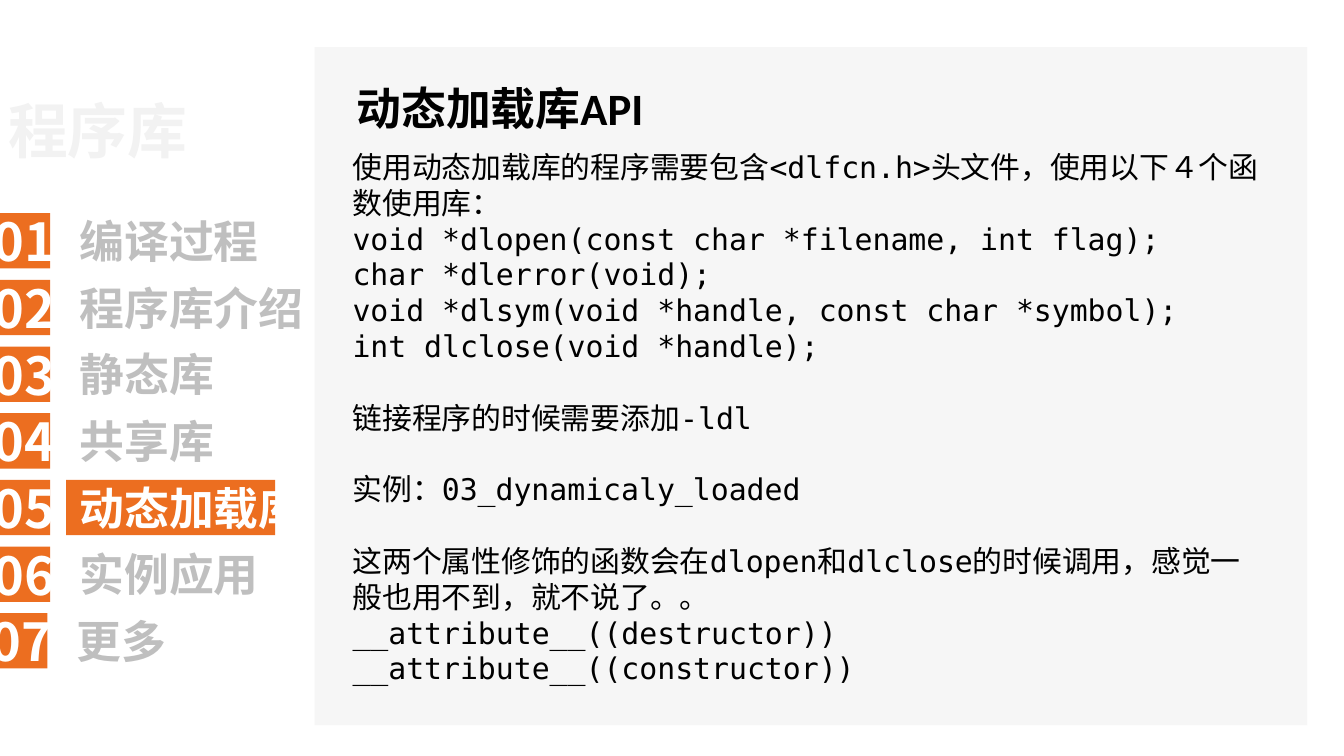
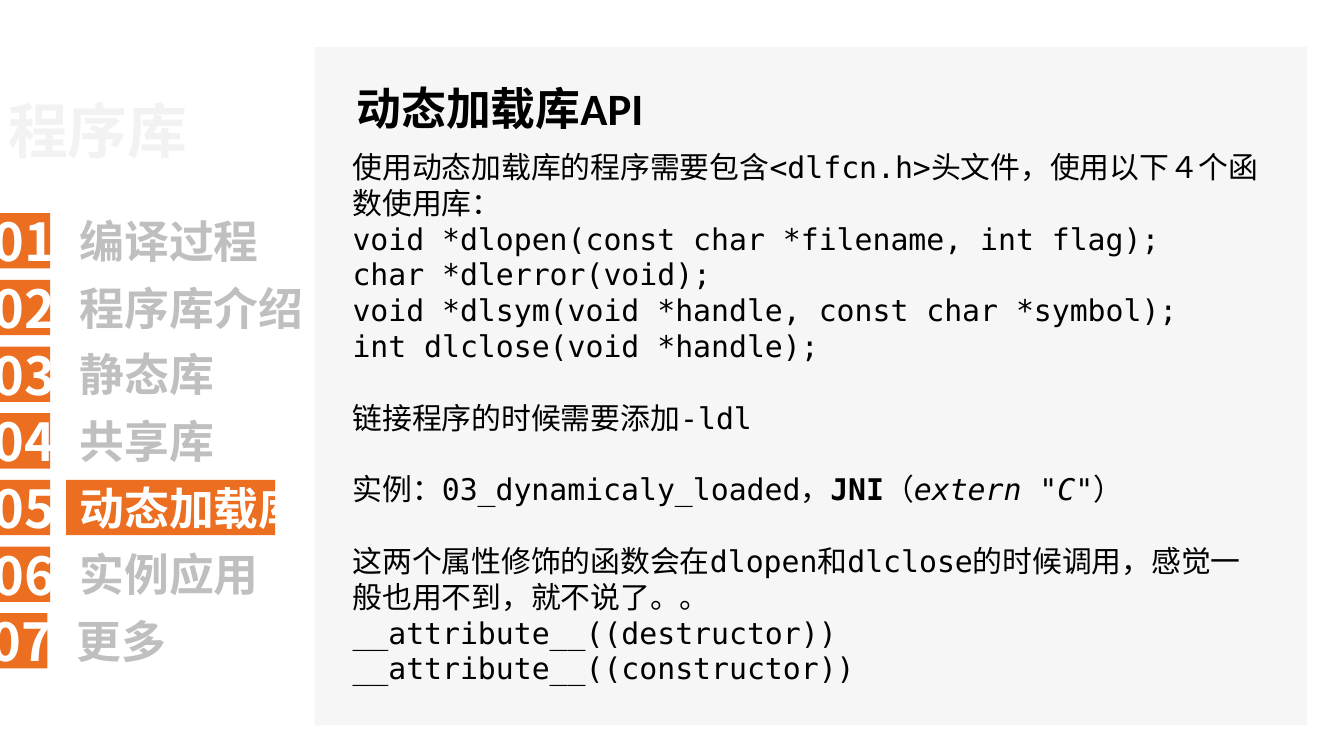
Before and after one commit to wzx-ssdut/program_library_study, a slide deck: slide 35 of Linux/LinuxProgramLibrary.ppt. Drawn at 1344x756 pixels with LibreOffice and Linux fonts; fonts in the diff are those of the drawing; background and template pictures are left out. Boxes give left, top, right and bottom in pixels: in the first picture for what was removed or moved away, otherwise in the second. Text is boxed around its words. In the diff, an @@ line names an element or a change of style, - is before the commit and + after.

```diff
--- a/Linux/LinuxProgramLibrary.ppt
+++ b/Linux/LinuxProgramLibrary.ppt
@@ text at (353, 474, 1123, 507): text changed @@
-实例：03_dynamicaly_loaded
+实例：03_dynamicaly_loaded，JNI（extern "C"）
```
Also in this commit, not shown: 1 other slide changed, 7 other files.
